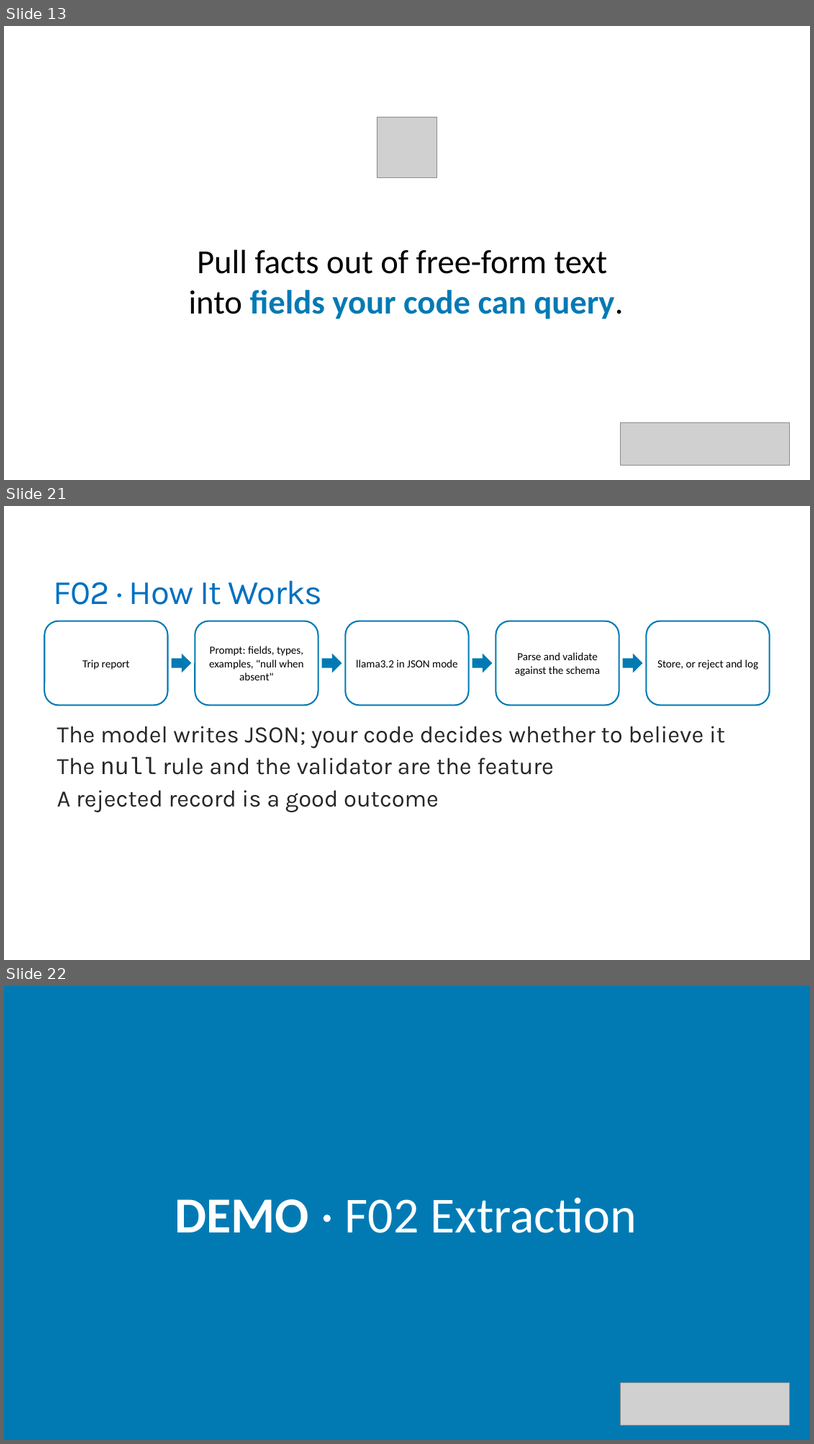
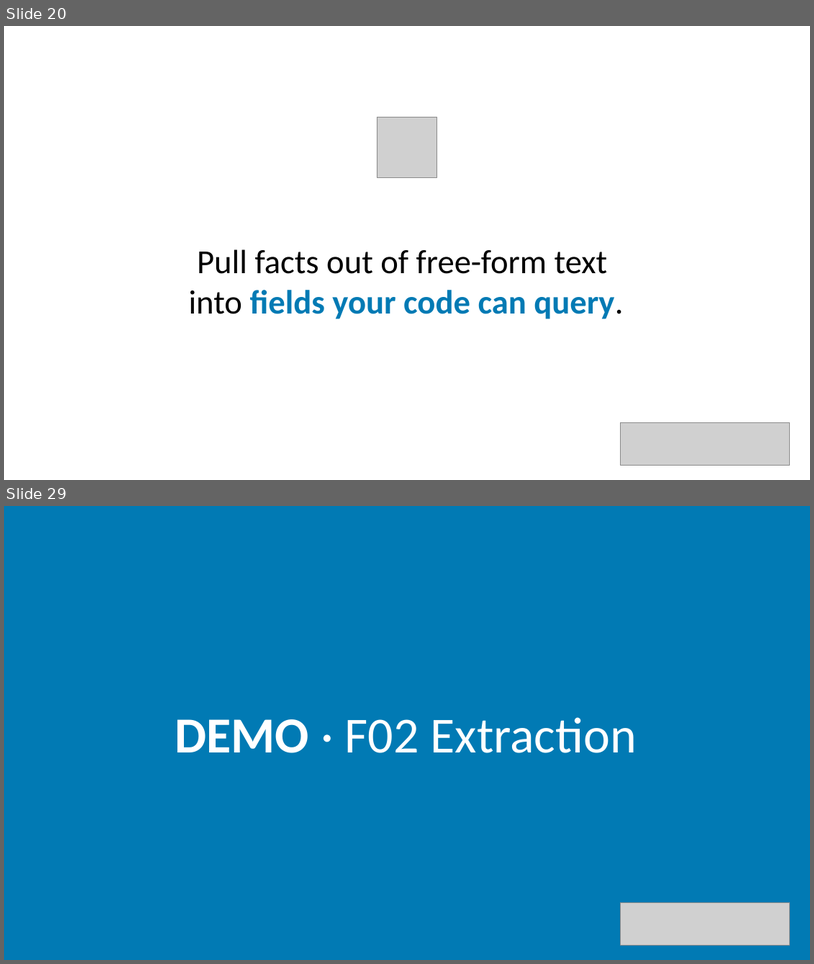
Before and after one commit to trailheadtechnology/10-ai-features-workshop, a slide deck: modules/M1-understanding/M1-understanding.pptx. Shown one above the other, each under a label of ours: slides 13, 21 and 22 before the commit, slides 20 and 29 after it; the slides between them are not shown. The pictures are 814x1444 and 814x964 pixels, drawn with LibreOffice and Linux fonts; fonts in the diff are those of the drawing; grey boxes stand for pictures. Boxes give left, top, right and bottom in pixels: in the first picture for what was removed or moved away, otherwise in the second. Text is boxed around its words. In the diff, an @@ line names an element or a change of style, - is before the commit and + after.

```diff
--- a/modules/M1-understanding/M1-understanding.pptx
+++ b/modules/M1-understanding/M1-understanding.pptx
@@ slide 21 removed at <box>4,506,810,960</box>, background #FFFFFF @@
@@ title removed at <box>54,580,323,605</box> @@
-F02 · How It Works
@@ rounded rectangle removed at <box>44,621,168,705</box> @@
-Trip report
@@ rounded rectangle removed at <box>196,621,319,705</box> @@
-Prompt: fields, types, examples, "null when absent"
@@ rounded rectangle removed at <box>346,621,469,705</box> @@
-llama3.2 in JSON mode
@@ rounded rectangle removed at <box>496,621,620,705</box> @@
-Parse and validate against the schema
@@ rounded rectangle removed at <box>646,621,770,705</box> @@
-Store, or reject and log
@@ right arrow removed at <box>172,654,191,673</box> @@
@@ right arrow removed at <box>322,654,342,673</box> @@
@@ right arrow removed at <box>473,654,493,673</box> @@
@@ right arrow removed at <box>623,654,643,673</box> @@
@@ text removed at <box>57,726,725,812</box> @@
-  The model writes JSON; your code decides whether to believe it
-  The null rule and the validator are the feature
-  A rejected record is a good outcome
@@ what was slide 13 is now slide 20 @@
@@ what was slide 22 is now slide 29 @@
```
Also in this commit, not shown: 4 slides changed, 19 slides added, 3 other slides removed, 3 other files.
